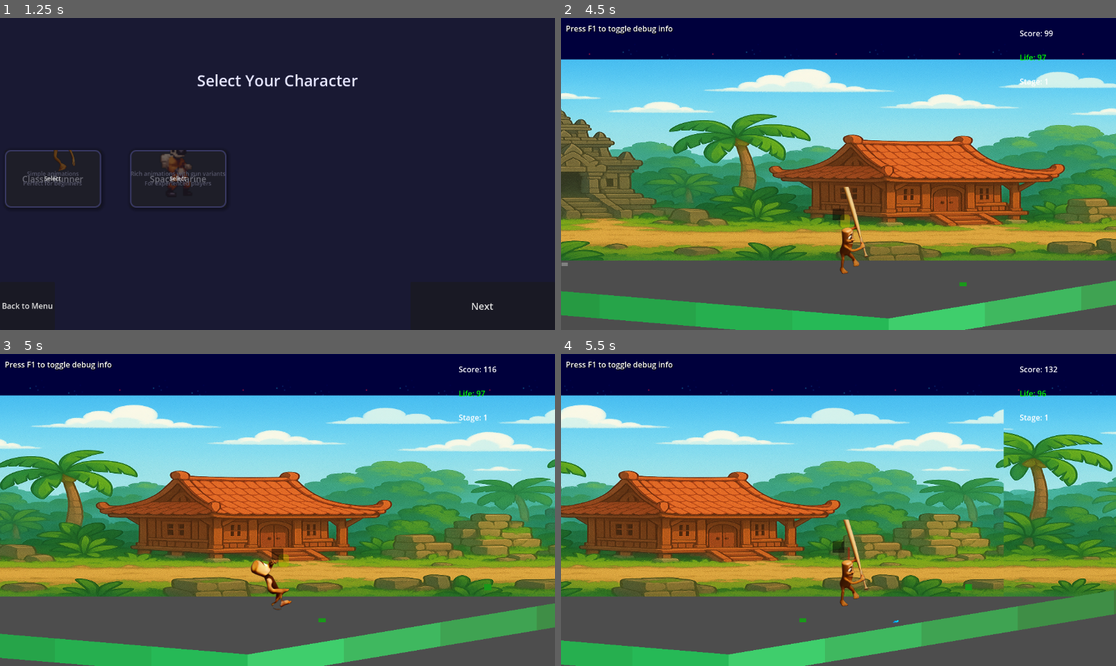
Above: before the commit, frames 1-4 (two rows, left to right).
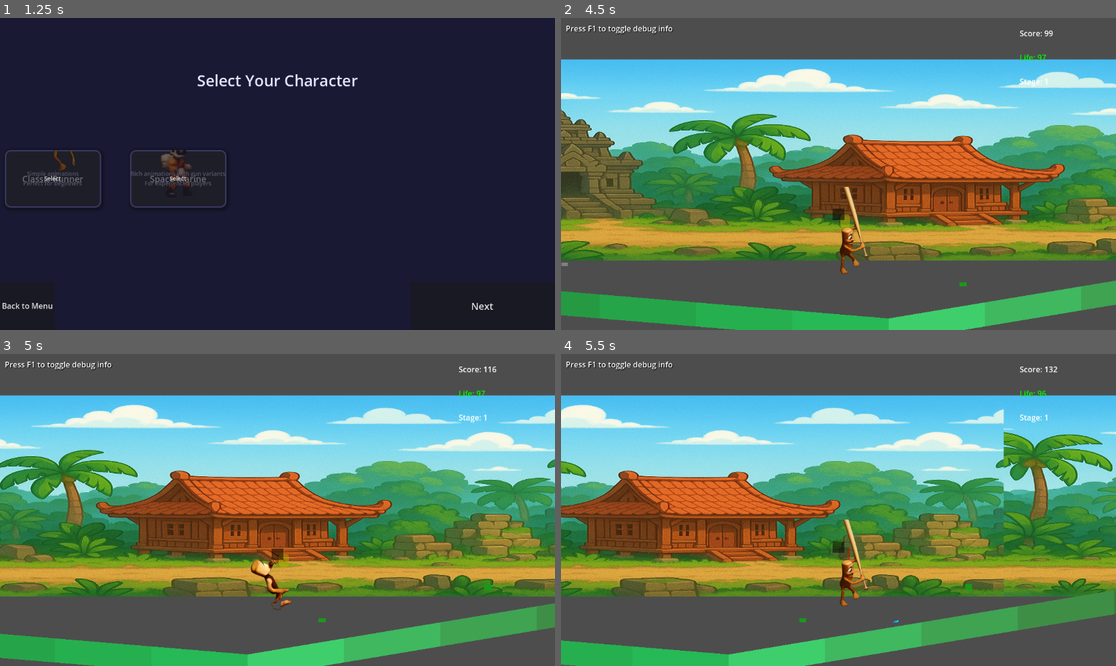
Above: after the commit, the same moments.

Repository: DeweyHur/meme_runner
Game: Godot game, scene res://scenes/MainMenu.tscn
The game is run twice, just before and just after one commit, with the same random seed, the same clock (stepped at 60 frames per second) and the same inputs. Video files are missing from this copy of the repository; at most half a second of black plays in their place.
Inputs (mouse positions are in pixels of both pictures, inside the frame that each line leads up to):
- Up to frame 1 (1.25 s): click "Start Game" at 0.5 s
- Up to frame 2 (4.5 s): click "Next" at 1.25 s; tap Space (jump) at 2, 2.27, 2.75, 3.02, 3.5, 4.25 s; move the mouse to (960, 158) at 2.02 s; move the mouse to (727, 189) at 2.77 s; move the mouse to (894, 105) at 3.52 s; hold Left (ui_left) 3.53-4.28 s; move the mouse to (810, 236) at 4.27 s
- Up to frame 3 (5 s): tap Space (jump) at 4.52 s
- Up to frame 4 (5.5 s): tap F at 5 s; move the mouse to (1005, 556) at 5.02 s; tap Space (jump) at 5.27 s

Frame 1 is identical in both runs. In frame 2, 13% of the frame differs, in the area x 0-100%, y 0-14%; in frame 3, 13%; in frame 4, 13%.

Commit message:
'videoadded'

Diff:
--- a/World/parallax_background.tscn
+++ b/World/parallax_background.tscn
@@ -1,8 +1,9 @@
-[gd_scene load_steps=4 format=3 uid="uid://3sksd0fw621u"]
+[gd_scene load_steps=5 format=3 uid="uid://3sksd0fw621u"]
 
 [ext_resource type="Texture2D" uid="uid://c5f88g7m0pnmt" path="res://World/background/skyline-a.png" id="1_3cw0f"]
 [ext_resource type="Texture2D" uid="uid://bs7dxa2fc8o2r" path="res://World/background/buildings-bg.png" id="2_bm6io"]
 [ext_resource type="Texture2D" uid="uid://b3x3o386djvhq" path="res://Player/Assets/continue_background.png" id="3_yy5y5"]
+[ext_resource type="VideoStream" uid="uid://byxp86i5hckqn" path="res://World/background/bali_background.ogv" id="4_2sxya"]
 
 [node name="ParallaxBackground" type="ParallaxBackground"]
 
@@ -11,6 +12,7 @@
 motion_mirroring = Vector2(1024, 0)
 
 [node name="TextureRect" type="TextureRect" parent="ParallaxLayerSky"]
+visible = false
 offset_right = 1024.0
 offset_bottom = 240.0
 texture = ExtResource("1_3cw0f")
@@ -21,6 +23,7 @@
 motion_mirroring = Vector2(1008, 0)
 
 [node name="TextureRect" type="TextureRect" parent="ParallaxLayerBuildings"]
+visible = false
 offset_top = 116.0
 offset_right = 1008.0
 offset_bottom = 240.0
@@ -37,3 +40,11 @@
 offset_bottom = 240.0
 texture = ExtResource("3_yy5y5")
 expand_mode = 1
+
+[node name="VideoStreamPlayer" type="VideoStreamPlayer" parent="ParallaxLayerNearBuildings"]
+offset_right = 480.0
+offset_bottom = 720.0
+scale = Vector2(0.35, 0.35)
+stream = ExtResource("4_2sxya")
+autoplay = true
+loop = true
--- a/scenes/StagePopup.tscn
+++ b/scenes/StagePopup.tscn
@@ -39,23 +39,10 @@
 text = "Stage 1: City Streets"
 horizontal_alignment = 1
 vertical_alignment = 1
-add_theme_font_size_override("font_size", 24)
-add_theme_color_override("font_color", Color.YELLOW)
-
-[node name="HSeparator" type="HSeparator" parent="PopupContainer"]
-layout_mode = 2
 
 [node name="ProgressLabel" type="Label" parent="PopupContainer"]
 layout_mode = 2
-text = "Stage 1 of 3
-
-Defeat the boss to proceed!"
+text = "Continue to Next Stage"
 horizontal_alignment = 1
 vertical_alignment = 1
 autowrap_mode = 2
-add_theme_font_size_override("font_size", 18)
-add_theme_color_override("font_color", Color.WHITE)
-
-[node name="ContinueButton" type="Button" parent="PopupContainer"]
-layout_mode = 2
-text = "Continue to Next Stage"
Not shown, added: World/background/bali_background.ogg.import
Not shown, added: World/background/bali_background.ogv.uid
Not shown: 1 places in scenes/StagePopup.tscn that only renumber resources
Not shown, changed: World/background/bali_background.mp4
Not shown, added: World/background/bali_background.ogg
Not shown, added: World/background/bali_background.ogv
